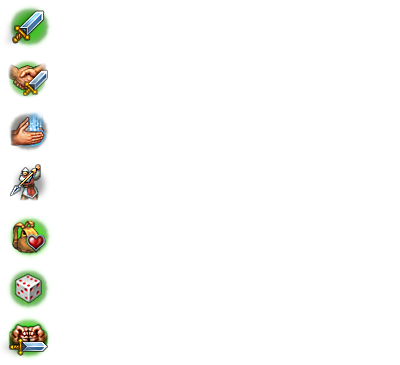
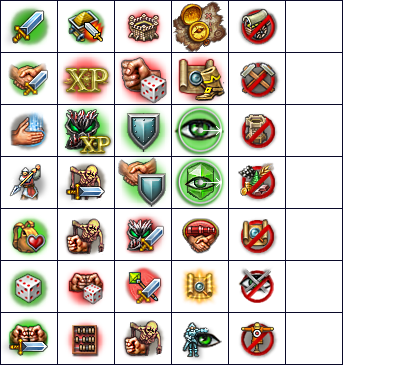
Layers edited between the first and the second 400x365 image:
showed "Сетка", painted on it over [0,0,343,365]
added group "Воитель" with 7 layers above "Миротворец" over [0,3,54,362]
added group "Миротворец" with 7 layers above "Паладин" over [55,6,117,363]
added layer "Снижение опыта союзнику" in group "Миротворец" over [56,50,115,109]
added layer "Уничтожитель монстров" in group "Миротворец" over [58,101,117,160]
added layer "Слабость преследователей" in group "Миротворец" over [57,161,108,206]
added layer "Всеобщая слабость" in group "Миротворец" over [64,217,108,257]
added layer "Всеобщая неудача" in group "Миротворец" over [63,266,107,310]
added layer "Отказ служить" in group "Миротворец" over [64,319,107,362]
added group "Паладин" with 7 layers above "Разведчик" over [114,5,174,359]
added layer "Защита от укреплений" in group "Паладин" over [123,6,165,48]
added layer "Неудача противнику" in group "Паладин" over [115,51,174,110]
added layer "Защита" in group "Паладин" over [114,101,173,160]
added layer "Охрана союзника" in group "Паладин" over [115,152,174,211]
added layer "Подавление монстров" in group "Паладин" over [122,212,167,257]
added layer "Слабость всех магов" in group "Паладин" over [123,265,164,306]
added layer "Слабость противника" in group "Паладин" over [122,319,166,359]
added group "Разведчик" with 7 layers above "Диверсант" over [170,1,230,363]
added layer "Охотник за артефактмаи" in group "Разведчик" over [172,1,227,53]
added layer "Ускорение исследователей" in group "Разведчик" over [171,50,230,109]
added layer "Дальний шпионаж" in group "Разведчик" over [170,101,229,160]
added layer "Дальнее наблюдение" in group "Разведчик" over [170,153,229,212]
added group "Диверсант" with 7 layers over [236,7,282,360]
added layer "Диверсия добычи" in group "Диверсант" over [238,162,279,203]
…and 13 more changes (10 added, 3 stack)
